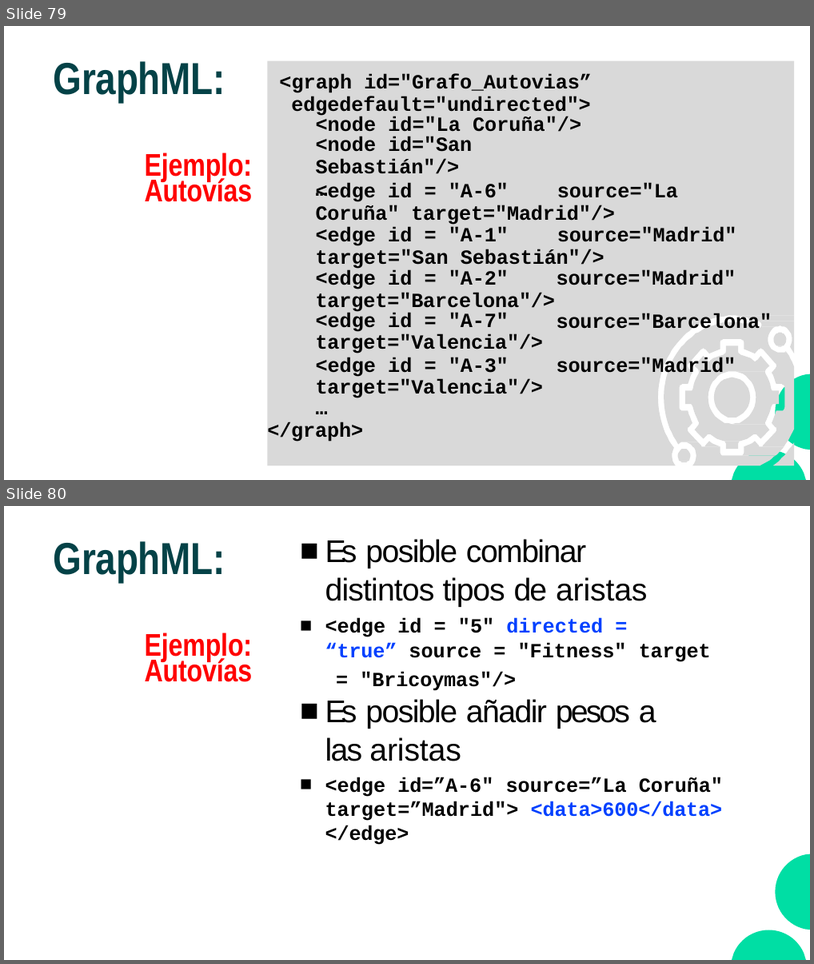
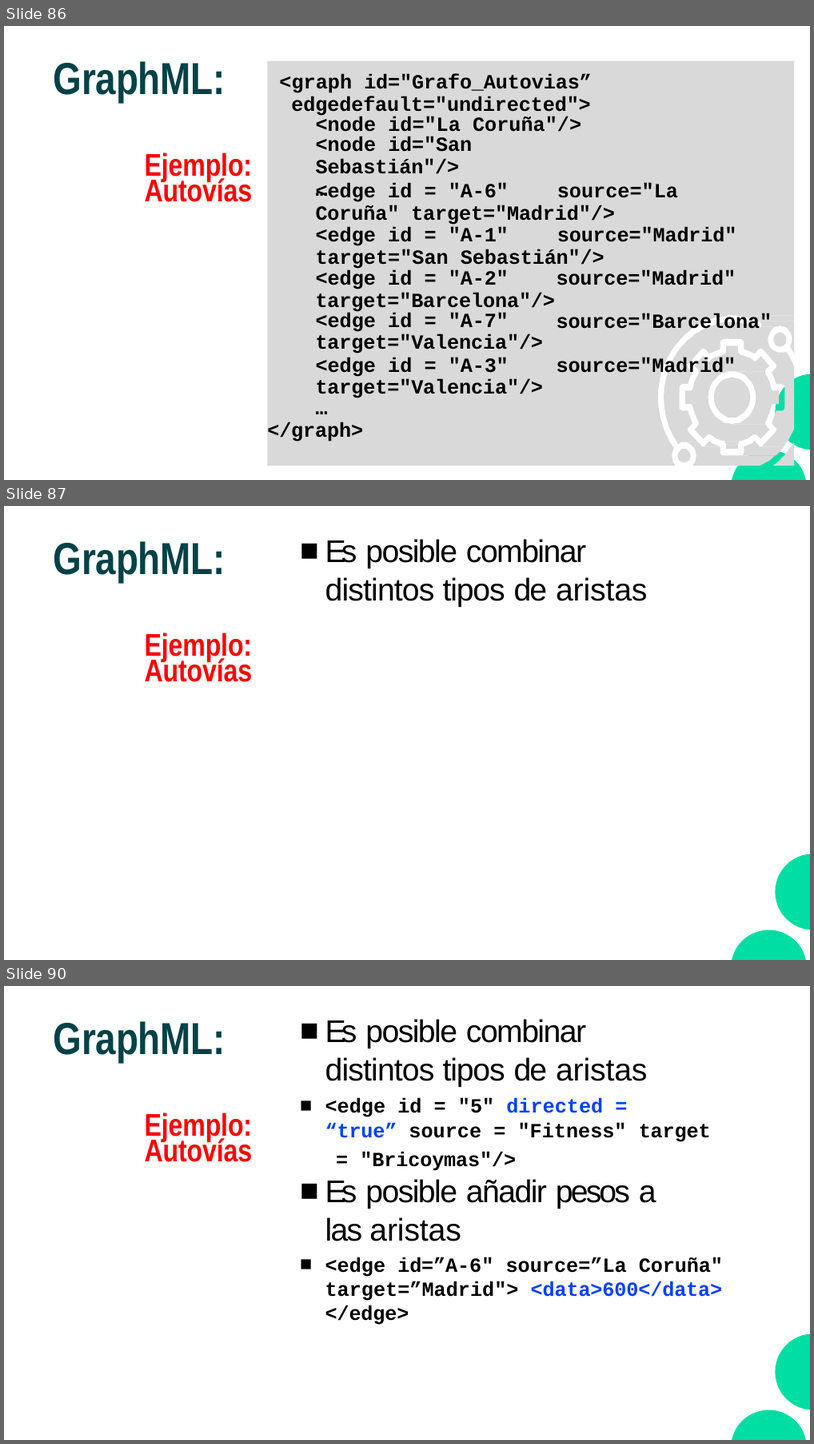
Before and after one commit to CodeWithJuancho/CE_IABD_BIU_SPS, a slide deck: BIU/UT1 - Fundamentos y Preparacion de datos/UT1_1 - Fundamentos y preparacion de datos.pptx. Shown one above the other, each under a label of ours: slides 79 and 80 before the commit, slides 86, 87 and 90 after it; the slides between them are not shown. The pictures are 814x964 and 814x1444 pixels, drawn with LibreOffice and Linux fonts; fonts in the diff are those of the drawing. Boxes give left, top, right and bottom in pixels: in the first picture for what was removed or moved away, otherwise in the second. Text is boxed around its words. In the diff, an @@ line names an element or a change of style, - is before the commit and + after.

```diff
--- a/BIU/UT1 - Fundamentos y Preparacion de datos/UT1_1 - Fundamentos y preparacion de datos.pptx
+++ b/BIU/UT1 - Fundamentos y Preparacion de datos/UT1_1 - Fundamentos y preparacion de datos.pptx
@@ slide 87 added at bbox=[4, 506, 810, 960], background #FFFFFF @@
@@ title added at bbox=[54, 541, 226, 582], 40 pt, text #044247, bold @@
+GraphML:
@@ text added at bbox=[326, 539, 647, 607], 28 pt, text #000000 @@
+■ Es posible combinar distintos tipos de aristas
@@ text added at bbox=[145, 632, 252, 682], 28 pt, text #FF0000, bold @@
+Ejemplo: Autovías
@@ freeform shape added at bbox=[732, 853, 810, 959], fill #00DEA4 @@
@@ what was slide 79 is now slide 86 @@
@@ what was slide 80 is now slide 90 @@
```
Also in this commit, not shown: 13 slides changed, 9 other slides added, 12 other files.
